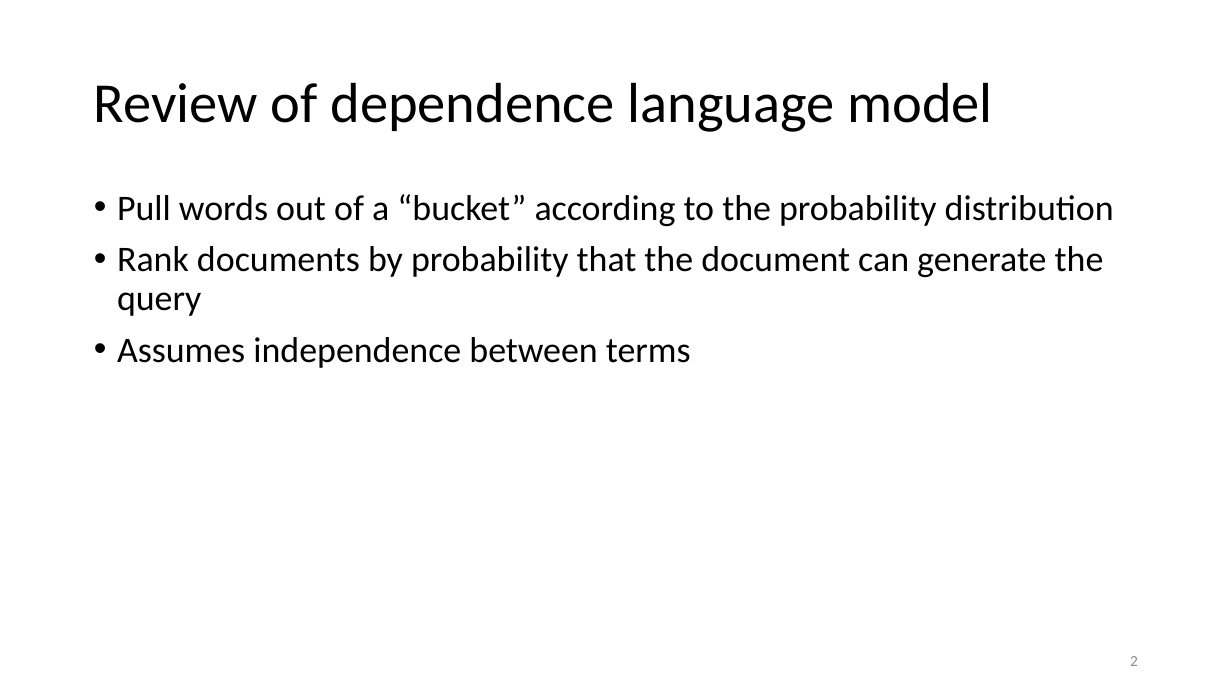
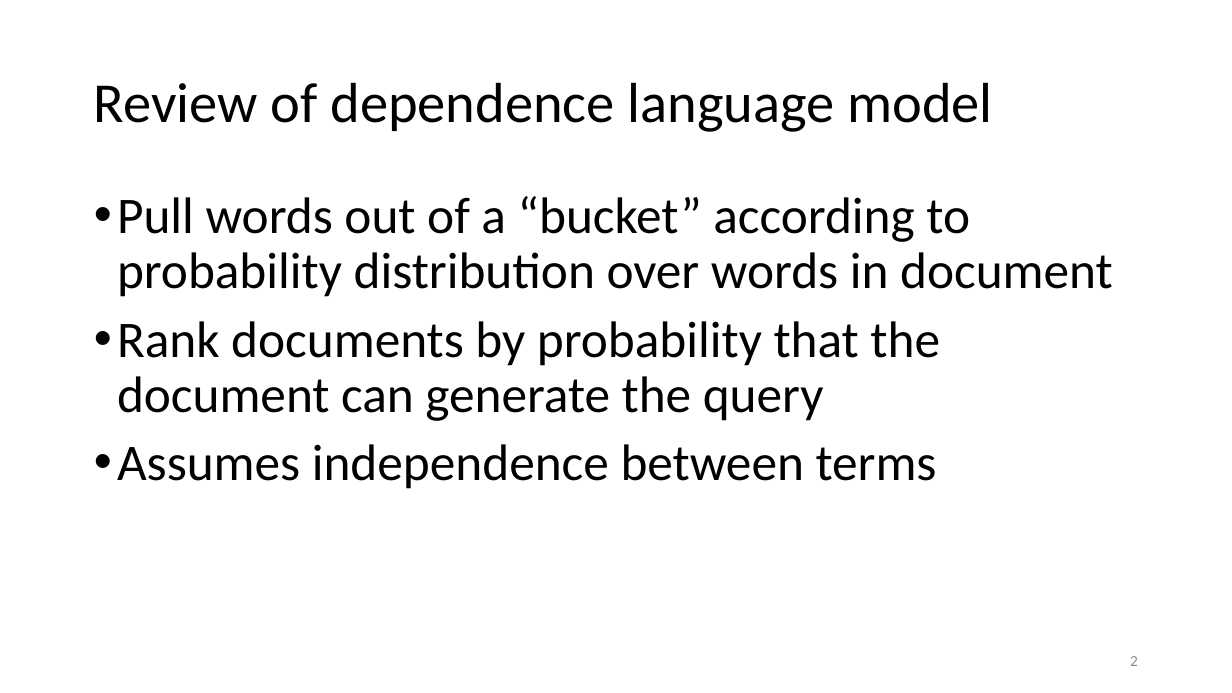
Before and after one commit to Miranda-C-Smith/cs834-f17, a slide deck: slide 2 of assignments/Presentation3/LanguageModelSlides.pptx. Drawn at 1232x693 pixels with LibreOffice and Linux fonts; fonts in the diff are those of the drawing. Boxes give left, top, right and bottom in pixels: in the first picture for what was removed or moved away, otherwise in the second. Text is boxed around its words. In the diff, an @@ line names an element or a change of style, - is before the commit and + after.

```diff
--- a/assignments/Presentation3/LanguageModelSlides.pptx
+++ b/assignments/Presentation3/LanguageModelSlides.pptx
@@ text at (x1=117, y1=196, x2=1113, y2=297): text changed; size 28 to 40 pt @@
-• Pull words out of a “bucket” according to the probability distribution
+• Pull words out of a “bucket” according to probability distribution over words in document
@@ text at (x1=117, y1=321, x2=940, y2=489): size 28 to 40 pt in "Rank documents by probability that the document ...", "Assumes independence between terms" @@
```
Also in this commit, not shown: 5 other slides changed, 10 slides added, 1 slide removed, 4 other files.
